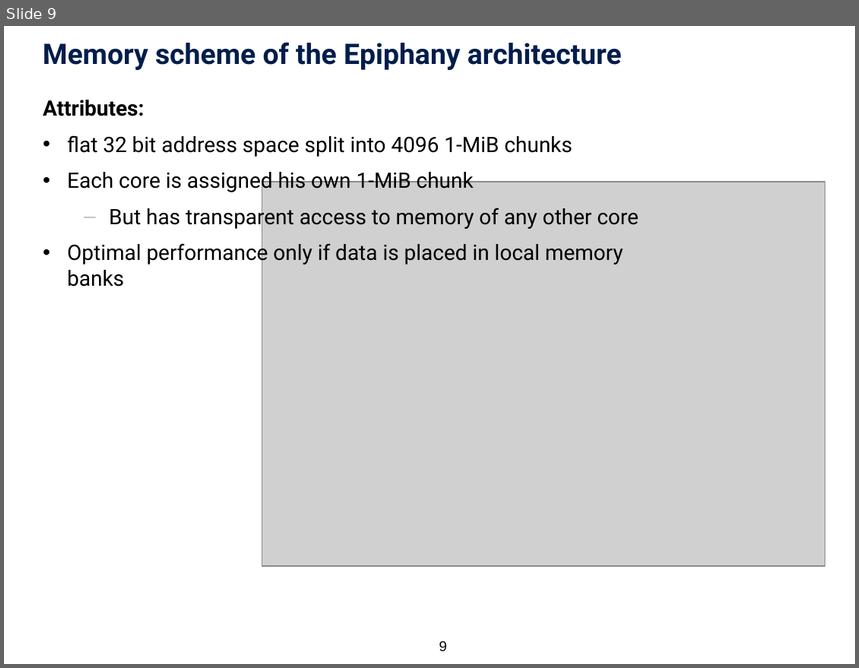
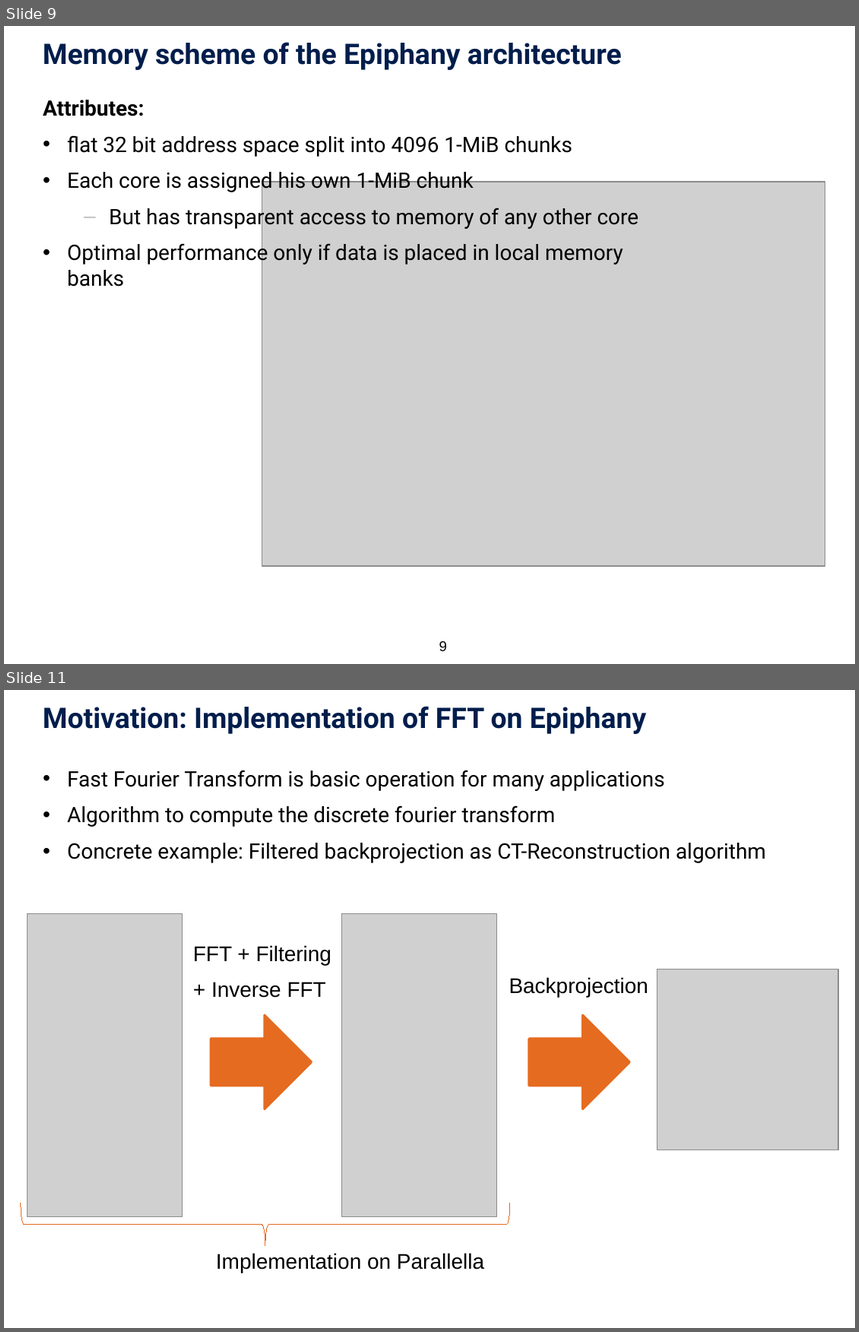
Before and after one commit to tobiashuste/parallella-hauptseminar, a slide deck: presentation/praesentation.pptx. Shown one above the other, each under a label of ours: slide 9 before the commit, slides 9 and 11 after it; the slides between them are not shown. The pictures are 859x668 and 859x1332 pixels, drawn with LibreOffice and Linux fonts; fonts in the diff are those of the drawing; grey boxes stand for pictures; background and template pictures are left out. Boxes give left, top, right and bottom in pixels: in the first picture for what was removed or moved away, otherwise in the second. Text is boxed around its words. In the diff, an @@ line names an element or a change of style, - is before the commit and + after.

```diff
--- a/presentation/praesentation.pptx
+++ b/presentation/praesentation.pptx
@@ slide 11 added at [4,690,855,1328], background picture (left out) @@
@@ title added at [43,706,646,734], 24 pt, text #001D4B, bold @@
+Motivation: Implementation of FFT on Epiphany
@@ text added at [67,770,766,863], 18 pt, text #000000 @@
+  • Fast Fourier Transform is basic operation for many applications
+  • Algorithm to compute the discrete fourier transform
+  • Concrete example: Filtered backprojection as CT-Reconstruction algorithm
@@ picture added at [28,914,183,1217] @@
@@ picture added at [342,914,496,1217] @@
@@ text added at [193,945,332,998], 18 pt, text #000000 @@
+FFT + Filtering
++ Inverse FFT
@@ text added at [509,977,649,997], 18 pt, text #000000 @@
+Backprojection
@@ picture added at [658,969,839,1151] @@
@@ right arrow added at [211,1015,311,1109], fill #E56B20, outline #E56B20 2 pt @@
@@ right arrow added at [529,1015,629,1109], fill #E56B20, outline #E56B20 2 pt @@
@@ left brace added at [20,1204,509,1246], outline #E56B20 0.75 pt @@
@@ text added at [216,1253,484,1273], 18 pt, text #000000 @@
+Implementation on Parallella
```
Also in this commit, not shown: 1 slide changed, 2 other slides added.
